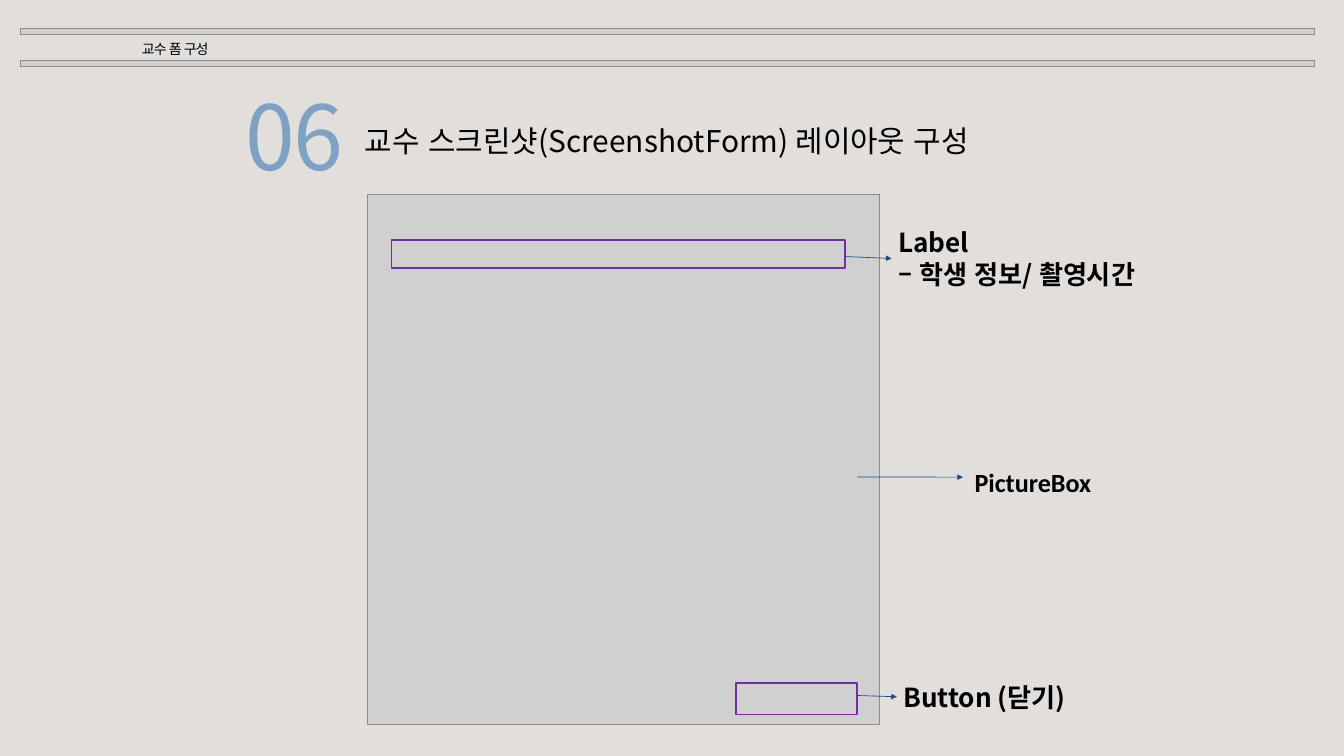
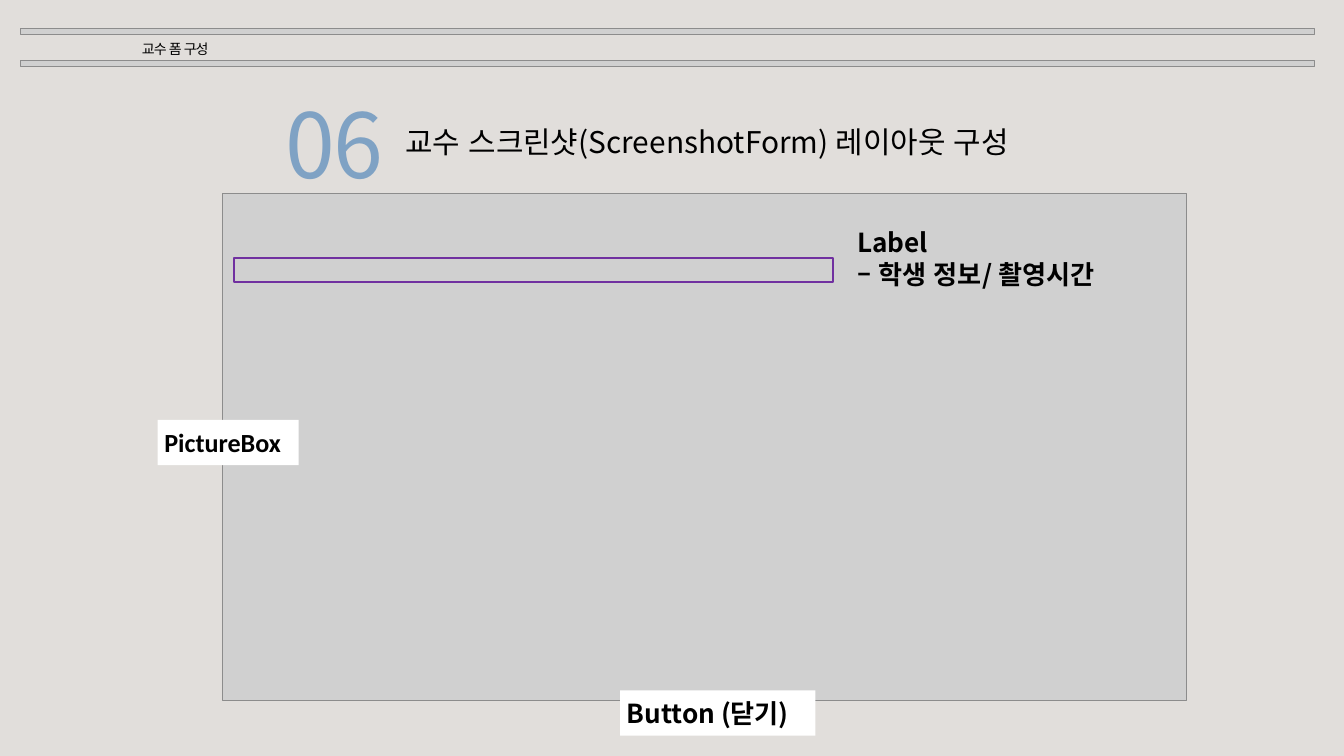
Before and after one commit to KOHYEONJEONG/yh_clientTeam, a slide deck: slide 10 of 캡스톤디자인_5주차.pptx. Drawn at 1344x756 pixels with LibreOffice and Linux fonts; fonts in the diff are those of the drawing; grey boxes stand for pictures. Boxes give left, top, right and bottom in pixels: in the first picture for what was removed or moved away, otherwise in the second. Text is boxed around its words. In the diff, an @@ line names an element or a change of style, - is before the commit and + after.

Commit message:
[ * ] ImageForm 크기조절/확대

```diff
--- a/캡스톤디자인_5주차.pptx
+++ b/캡스톤디자인_5주차.pptx
@@ text "06" rewrapped from (246,103,344,171) to (286,111,384,194) @@
@@ text "교수 스크린샷(ScreenshotForm) 레이아웃 구성": place and size @@
-text "교수 스크린샷(ScreenshotForm) 레이아웃 구성" at (365,127,969,158)
+text "교수 스크린샷(ScreenshotForm) 레이아웃 구성" at (405,128,1009,159)
@@ picture: place and size @@
-picture at (367,194,878,724)
+picture at (222,194,1186,700)
@@ text "Label": place and size @@
-text "Label" at (898,231,1135,289)
+text "Label" at (857,231,1094,289)
@@ rectangle: place and size @@
-rectangle at (392,240,845,268)
+rectangle at (234,258,833,282)
@@ arrow removed from (845, 257) to (892, 259) @@
@@ rectangle "PictureBox": place and size @@
-rectangle "PictureBox" at (975,473,1091,492)
+rectangle "PictureBox" at (158,420,299,465)
@@ rectangle "PictureBox" at (158,420,299,465): fill none to #FFFFFF @@
@@ arrow removed from (857, 477) to (963, 477) @@
@@ rectangle removed at (736,683,857,715) @@
@@ rectangle "Button (닫기)" at (620,690,815,735): fill none to #FFFFFF @@
@@ rectangle "Button (닫기)": place and size @@
-rectangle "Button (닫기)" at (903,685,1066,712)
+rectangle "Button (닫기)" at (620,690,815,735)
@@ arrow removed from (857, 696) to (897, 697) @@
```
Also in this commit, not shown: 1 slide added, 7 other files.
